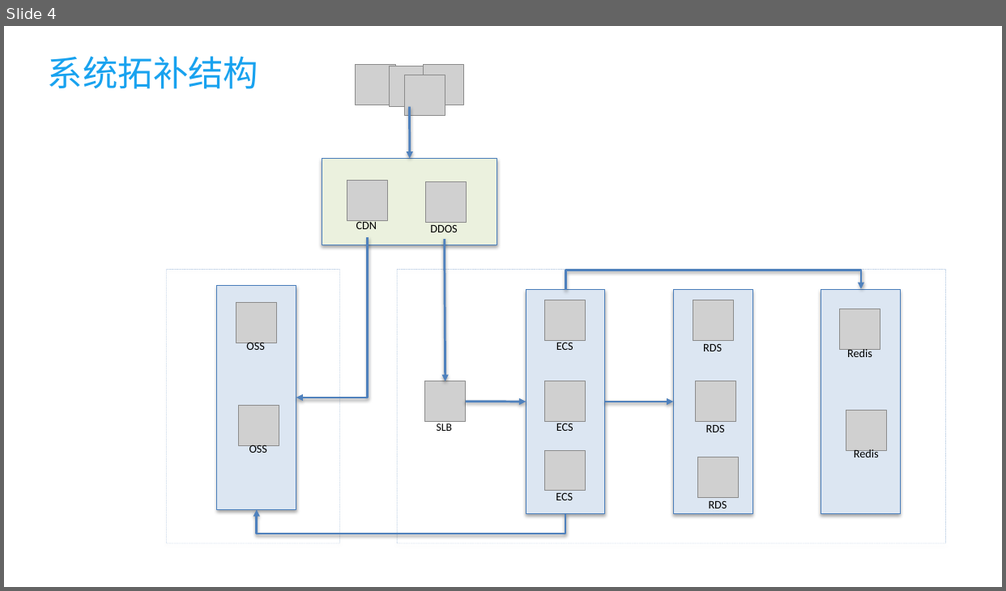
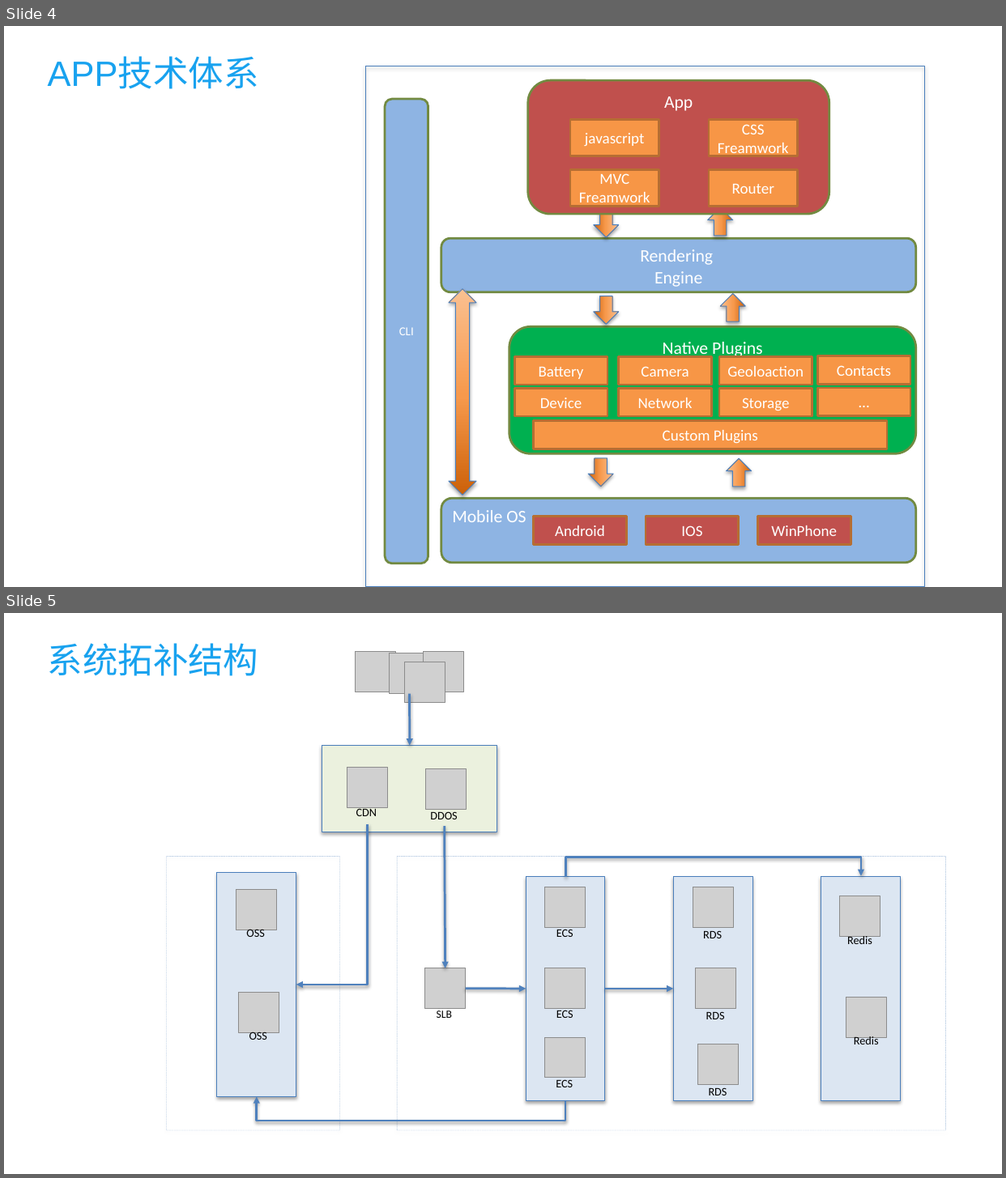
Before and after one commit to kuailewangzi1212/docs, a slide deck: 系统架构/ETCloud系统架构.pptx. Shown one above the other, each under a label of ours: slide 4 before the commit, slides 4 and 5 after it. The pictures are 1006x591 and 1006x1178 pixels, drawn with LibreOffice and Linux fonts; fonts in the diff are those of the drawing; grey boxes stand for pictures. Boxes give left, top, right and bottom in pixels: in the first picture for what was removed or moved away, otherwise in the second. Text is boxed around its words. In the diff, an @@ line names an element or a change of style, - is before the commit and + after.

```diff
--- a/系统架构/ETCloud系统架构.pptx
+++ b/系统架构/ETCloud系统架构.pptx
@@ slide 4 added at (4,26,1002,587), background #FFFFFF @@
@@ title added at (48,58,259,89), 32 pt, text #18A2EF @@
+APP技术体系
@@ rectangle added at (366,66,925,587), outline #4B7EBC 0.75 pt @@
@@ rounded rectangle added at (385,99,428,564), fill #8EB4E3, outline #738A42 2 pt, 11 pt, text #FFFFFF @@
+CLI
@@ group added at (528,80,829,215): 4 rectangles, 1 rounded rectangle @@
+App
+javascript
+CSS Freamwork
+Router
+MVC Freamwork
@@ group added at (441,207,915,564): 12 rectangles, 6 right arrows, 3 rounded rectangles, 1 up down arrow @@
+Rendering
+Engine
+Mobile OS
+Android
+IOS
+WinPhone
+Native Plugins
+Battery
+Camera
+Geoloaction
+Contacts
+Device
+Network
+Storage
+…
+Custom Plugins
@@ what was slide 4 is now slide 5 @@
```
Also in this commit, not shown: 2 slides changed, 1 other slide added.
